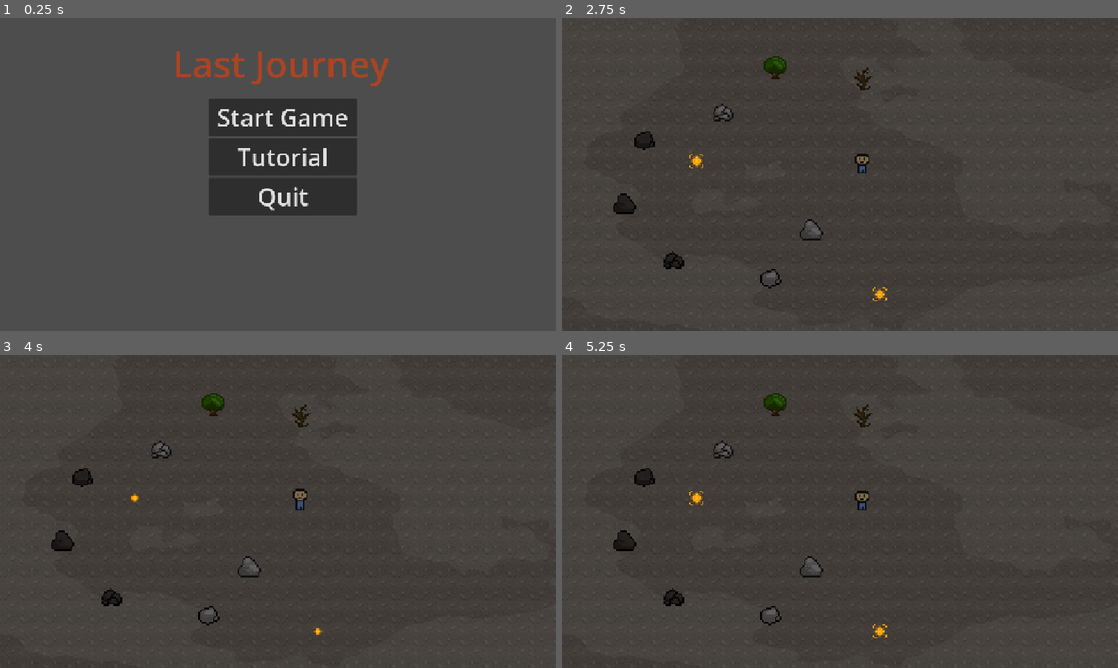
Above: before the commit, frames 1-4 (two rows, left to right).
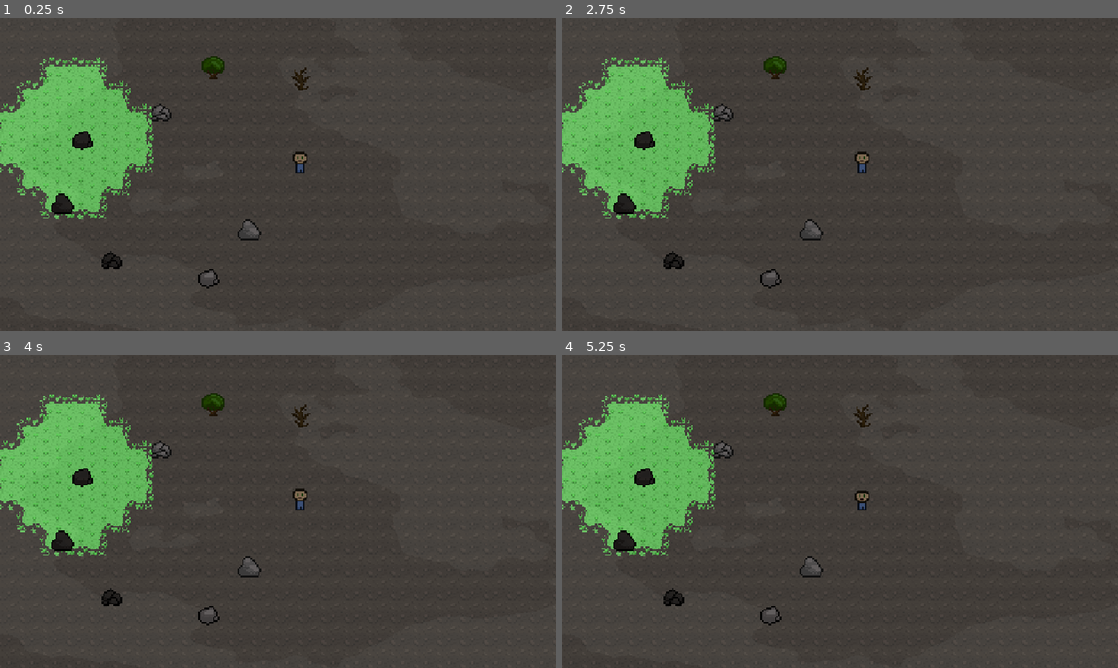
Above: after the commit, the same moments.

Repository: MaxAtoms/fading-life
Game: Godot game, scene res://world/map.tscn
Two runs of this game, one before a commit and one after it. Both use one fixed random seed, a clock stepped at 60 frames per second and the inputs below. Before the commit the project starts from res://ui/main_menu.tscn.
Inputs (mouse positions are in pixels of both pictures, inside the frame that each line leads up to):
- Up to frame 1 (0.25 s): no input
- Up to frame 2 (2.75 s): click (845, 118) at 0.5 s, where only the run before the commit has a clickable "Start Game"
- Up to frame 3 (4 s): no input
- Up to frame 4 (5.25 s): no input

The runs differ from the first frame. In frame 1, 20% of the frame differs, in the area x 0-100%, y 0-100%; in frame 2, 9.0%; in frame 3, 8.9%; in frame 4, 9.0%.

Commit message:
connected textures for life zone

Diff:
--- a/gameElements/life_orb.gd
+++ b/gameElements/life_orb.gd
@@ -8,12 +8,14 @@
 
 func destroy():
 	var pos = global_position
+	var positions = []
 	for i in range(-radius, radius + 1):
 		for j in range(-radius, radius + 1):
 			if i * i + j * j <= radius * radius:
-				tile_map.set_cell(tile_map.local_to_map(pos) + Vector2i(i, j), 3, Vector2i(0, 0))
+				positions.append(tile_map.local_to_map(pos) + Vector2i(i, j))
 
 	Globals.score += 100
+	tile_map.set_cells_terrain_connect(positions, 0, 0)
 	queue_free()
 
 
--- a/project.godot
+++ b/project.godot
@@ -11,7 +11,7 @@
 [application]
 
 config/name="Ghostwalker"
-run/main_scene="uid://chillchqcf3b2"
+run/main_scene="uid://btxopix0urky7"
 config/features=PackedStringArray("4.4", "Forward Plus")
 
 [autoload]
--- a/world/map.tres
+++ b/world/map.tres
@@ -66,7 +66,6 @@
 
 }
 "
-graph_offset = Vector2(-190.08, -16.5048)
 mode = 1
 flags/light_only = false
 nodes/fragment/0/position = Vector2(1660, 160)
--- a/world/map.tscn
+++ b/world/map.tscn
@@ -1,7 +1,8 @@
-[gd_scene load_steps=23 format=4 uid="uid://btxopix0urky7"]
+[gd_scene load_steps=25 format=4 uid="uid://btxopix0urky7"]
 
 [ext_resource type="PackedScene" uid="uid://dtrtqnb5du6sc" path="res://player/Player.tscn" id="2_uvqf1"]
-[ext_resource type="PackedScene" uid="uid://tuj7yy2ssj76" path="res://gameElements/life_orb.tscn" id="3_bxc27"]
+[ext_resource type="Texture2D" uid="uid://b5wmobjij573d" path="res://assets/grass_sheet.png" id="3_28vak"]
+[ext_resource type="PackedScene" uid="uid://n6ve6fmnboc1" path="res://gameElements/life_orb.tscn" id="3_bxc27"]
 [ext_resource type="Texture2D" uid="uid://dnly7udbsy4p" path="res://assets/grass.png" id="5_gfy5m"]
 [ext_resource type="Texture2D" uid="uid://tw6kwtp6usq7" path="res://assets/wasteland.png" id="6_qyd10"]
 [ext_resource type="Shader" uid="uid://ckxxo3vuop3u3" path="res://world/noise.tres" id="7_gfy5m"]
@@ -44,6 +45,344 @@
 	return
 "
 
+[sub_resource type="TileSetAtlasSource" id="TileSetAtlasSource_d83ck"]
+texture = ExtResource("3_28vak")
+margins = Vector2i(1, 1)
+separation = Vector2i(2, 2)
+1:0/0 = 0
+1:0/0/terrain_set = 0
+1:0/0/terrain = 0
+1:0/0/terrains_peering_bit/right_side = 0
+1:0/0/terrains_peering_bit/bottom_right_corner = 0
+1:0/0/terrains_peering_bit/bottom_side = 0
+1:0/0/terrains_peering_bit/bottom_left_corner = 0
+1:0/0/terrains_peering_bit/left_side = 0
+1:0/0/terrains_peering_bit/top_left_corner = 0
+1:0/0/terrains_peering_bit/top_side = 0
+1:0/0/terrains_peering_bit/top_right_corner = 0
+2:0/0 = 0
+2:0/0/terrain_set = 0
+2:0/0/terrain = 0
+2:0/0/terrains_peering_bit/right_side = 0
+2:0/0/terrains_peering_bit/bottom_right_corner = 0
+2:0/0/terrains_peering_bit/bottom_side = 0
+2:0/0/terrains_peering_bit/bottom_left_corner = 0
+2:0/0/terrains_peering_bit/left_side = 0
+2:0/0/terrains_peering_bit/top_side = 0
+2:0/0/terrains_peering_bit/top_right_corner = 0
+3:0/0 = 0
+3:0/0/terrain_set = 0
+3:0/0/terrain = 0
+3:0/0/terrains_peering_bit/right_side = 0
+3:0/0/terrains_peering_bit/bottom_right_corner = 0
+3:0/0/terrains_peering_bit/bottom_side = 0
+3:0/0/terrains_peering_bit/bottom_left_corner = 0
+3:0/0/terrains_peering_bit/left_side = 0
+3:0/0/terrains_peering_bit/top_left_corner = 0
+3:0/0/terrains_peering_bit/top_side = 0
+4:0/0 = 0
+4:0/0/terrain_set = 0
+4:0/0/terrain = 0
+4:0/0/terrains_peering_bit/right_side = 0
+4:0/0/terrains_peering_bit/bottom_right_corner = 0
+4:0/0/terrains_peering_bit/bottom_side = 0
+4:0/0/terrains_peering_bit/bottom_left_corner = 0
+4:0/0/terrains_peering_bit/left_side = 0
+4:0/0/terrains_peering_bit/top_side = 0
+5:0/0 = 0
+5:0/0/terrain_set = 0
+5:0/0/terrain = 0
+5:0/0/terrains_peering_bit/right_side = 0
+5:0/0/terrains_peering_bit/bottom_side = 0
+5:0/0/terrains_peering_bit/bottom_left_corner = 0
+5:0/0/terrains_peering_bit/left_side = 0
+5:0/0/terrains_peering_bit/top_left_corner = 0
+5:0/0/terrains_peering_bit/top_side = 0
+5:0/0/terrains_peering_bit/top_right_corner = 0
+6:0/0 = 0
+6:0/0/terrain_set = 0
+6:0/0/terrain = 0
+6:0/0/terrains_peering_bit/right_side = 0
+6:0/0/terrains_peering_bit/bottom_side = 0
+6:0/0/terrains_peering_bit/bottom_left_corner = 0
+6:0/0/terrains_peering_bit/left_side = 0
+6:0/0/terrains_peering_bit/top_side = 0
+6:0/0/terrains_peering_bit/top_right_corner = 0
+7:0/0 = 0
+7:0/0/terrain_set = 0
+7:0/0/terrain = 0
+7:0/0/terrains_peering_bit/right_side = 0
+7:0/0/terrains_peering_bit/bottom_side = 0
+7:0/0/terrains_peering_bit/bottom_left_corner = 0
+7:0/0/terrains_peering_bit/left_side = 0
+7:0/0/terrains_peering_bit/top_left_corner = 0
+7:0/0/terrains_peering_bit/top_side = 0
+8:0/0 = 0
+8:0/0/terrain_set = 0
+8:0/0/terrain = 0
+8:0/0/terrains_peering_bit/right_side = 0
+8:0/0/terrains_peering_bit/bottom_side = 0
+8:0/0/terrains_peering_bit/bottom_left_corner = 0
+8:0/0/terrains_peering_bit/left_side = 0
+8:0/0/terrains_peering_bit/top_side = 0
+9:0/0 = 0
+9:0/0/terrain_set = 0
+9:0/0/terrain = 0
+9:0/0/terrains_peering_bit/right_side = 0
+9:0/0/terrains_peering_bit/bottom_right_corner = 0
+9:0/0/terrains_peering_bit/bottom_side = 0
+9:0/0/terrains_peering_bit/left_side = 0
+9:0/0/terrains_peering_bit/top_left_corner = 0
+9:0/0/terrains_peering_bit/top_side = 0
+9:0/0/terrains_peering_bit/top_right_corner = 0
+10:0/0 = 0
+10:0/0/terrain_set = 0
+10:0/0/terrain = 0
+10:0/0/terrains_peering_bit/right_side = 0
+10:0/0/terrains_peering_bit/bottom_right_corner = 0
+10:0/0/terrains_peering_bit/bottom_side = 0
+10:0/0/terrains_peering_bit/left_side = 0
+10:0/0/terrains_peering_bit/top_side = 0
+10:0/0/terrains_peering_bit/top_right_corner = 0
+11:0/0 = 0
+11:0/0/terrain_set = 0
+11:0/0/terrain = 0
+11:0/0/terrains_peering_bit/right_side = 0
+11:0/0/terrains_peering_bit/bottom_right_corner = 0
+11:0/0/terrains_peering_bit/bottom_side = 0
+11:0/0/terrains_peering_bit/left_side = 0
+11:0/0/terrains_peering_bit/top_left_corner = 0
+11:0/0/terrains_peering_bit/top_side = 0
+12:0/0 = 0
+0:1/0 = 0
+0:1/0/terrain_set = 0
+0:1/0/terrain = 0
+0:1/0/terrains_peering_bit/right_side = 0
+0:1/0/terrains_peering_bit/bottom_right_corner = 0
+0:1/0/terrains_peering_bit/bottom_side = 0
+0:1/0/terrains_peering_bit/left_side = 0
+0:1/0/terrains_peering_bit/top_side = 0
+1:1/0 = 0
+1:1/0/terrain_set = 0
+1:1/0/terrain = 0
+1:1/0/terrains_peering_bit/right_side = 0
+1:1/0/terrains_peering_bit/bottom_side = 0
+1:1/0/terrains_peering_bit/left_side = 0
+1:1/0/terrains_peering_bit/top_left_corner = 0
+1:1/0/terrains_peering_bit/top_side = 0
+1:1/0/terrains_peering_bit/top_right_corner = 0
+2:1/0 = 0
+2:1/0/terrain_set = 0
+2:1/0/terrain = 0
+2:1/0/terrains_peering_bit/right_side = 0
+2:1/0/terrains_peering_bit/bottom_side = 0
+2:1/0/terrains_peering_bit/left_side = 0
+2:1/0/terrains_peering_bit/top_side = 0
+2:1/0/terrains_peering_bit/top_right_corner = 0
+3:1/0 = 0
+3:1/0/terrain_set = 0
+3:1/0/terrain = 0
+3:1/0/terrains_peering_bit/right_side = 0
+3:1/0/terrains_peering_bit/bottom_side = 0
+3:1/0/terrains_peering_bit/left_side = 0
+3:1/0/terrains_peering_bit/top_left_corner = 0
+3:1/0/terrains_peering_bit/top_side = 0
+4:1/0 = 0
+4:1/0/terrain_set = 0
+4:1/0/terrain = 0
+4:1/0/terrains_peering_bit/right_side = 0
+4:1/0/terrains_peering_bit/bottom_side = 0
+4:1/0/terrains_peering_bit/left_side = 0
+4:1/0/terrains_peering_bit/top_side = 0
+5:1/0 = 0
+5:1/0/terrain_set = 0
+5:1/0/terrain = 0
+5:1/0/terrains_peering_bit/right_side = 0
+5:1/0/terrains_peering_bit/bottom_right_corner = 0
+5:1/0/terrains_peering_bit/bottom_side = 0
+5:1/0/terrains_peering_bit/top_side = 0
+5:1/0/terrains_peering_bit/top_right_corner = 0
+6:1/0 = 0
+6:1/0/terrain_set = 0
+6:1/0/terrain = 0
+6:1/0/terrains_peering_bit/right_side = 0
+6:1/0/terrains_peering_bit/bottom_right_corner = 0
+6:1/0/terrains_peering_bit/bottom_side = 0
+6:1/0/terrains_peering_bit/top_side = 0
+7:1/0 = 0
+7:1/0/terrain_set = 0
+7:1/0/terrain = 0
+7:1/0/terrains_peering_bit/right_side = 0
+7:1/0/terrains_peering_bit/bottom_side = 0
+7:1/0/terrains_peering_bit/top_side = 0
+7:1/0/terrains_peering_bit/top_right_corner = 0
+8:1/0 = 0
+8:1/0/terrain_set = 0
+8:1/0/terrain = 0
+8:1/0/terrains_peering_bit/right_side = 0
+8:1/0/terrains_peering_bit/bottom_side = 0
+8:1/0/terrains_peering_bit/top_side = 0
+9:1/0 = 0
+9:1/0/terrain_set = 0
+9:1/0/terrain = 0
+9:1/0/terrains_peering_bit/right_side = 0
+9:1/0/terrains_peering_bit/bottom_right_corner = 0
+9:1/0/terrains_peering_bit/bottom_side = 0
+9:1/0/terrains_peering_bit/bottom_left_corner = 0
+9:1/0/terrains_peering_bit/left_side = 0
+10:1/0 = 0
+10:1/0/terrain_set = 0
+10:1/0/terrain = 0
+10:1/0/terrains_peering_bit/right_side = 0
+10:1/0/terrains_peering_bit/bottom_side = 0
+10:1/0/terrains_peering_bit/bottom_left_corner = 0
+10:1/0/terrains_peering_bit/left_side = 0
+11:1/0 = 0
+11:1/0/terrain_set = 0
+11:1/0/terrain = 0
+11:1/0/terrains_peering_bit/right_side = 0
+11:1/0/terrains_peering_bit/bottom_right_corner = 0
+11:1/0/terrains_peering_bit/bottom_side = 0
+11:1/0/terrains_peering_bit/left_side = 0
+12:1/0 = 0
+0:2/0 = 0
+0:2/0/terrain_set = 0
+0:2/0/terrain = 0
+0:2/0/terrains_peering_bit/right_side = 0
+0:2/0/terrains_peering_bit/bottom_side = 0
+0:2/0/terrains_peering_bit/left_side = 0
+1:2/0 = 0
+1:2/0/terrain_set = 0
+1:2/0/terrain = 0
+1:2/0/terrains_peering_bit/bottom_side = 0
+1:2/0/terrains_peering_bit/bottom_left_corner = 0
+1:2/0/terrains_peering_bit/left_side = 0
+1:2/0/terrains_peering_bit/top_left_corner = 0
+1:2/0/terrains_peering_bit/top_side = 0
+2:2/0 = 0
+2:2/0/terrain_set = 0
+2:2/0/terrain = 0
+2:2/0/terrains_peering_bit/bottom_side = 0
+2:2/0/terrains_peering_bit/left_side = 0
+2:2/0/terrains_peering_bit/top_left_corner = 0
+2:2/0/terrains_peering_bit/top_side = 0
+3:2/0 = 0
+3:2/0/terrain_set = 0
+3:2/0/terrain = 0
+3:2/0/terrains_peering_bit/bottom_side = 0
+3:2/0/terrains_peering_bit/bottom_left_corner = 0
+3:2/0/terrains_peering_bit/left_side = 0
+3:2/0/terrains_peering_bit/top_side = 0
+4:2/0 = 0
+4:2/0/terrain_set = 0
+4:2/0/terrain = 0
+4:2/0/terrains_peering_bit/bottom_side = 0
+4:2/0/terrains_peering_bit/left_side = 0
+4:2/0/terrains_peering_bit/top_side = 0
+5:2/0 = 0
+5:2/0/terrain_set = 0
+5:2/0/terrain = 0
+5:2/0/terrains_peering_bit/right_side = 0
+5:2/0/terrains_peering_bit/left_side = 0
+5:2/0/terrains_peering_bit/top_left_corner = 0
+5:2/0/terrains_peering_bit/top_side = 0
+5:2/0/terrains_peering_bit/top_right_corner = 0
+6:2/0 = 0
+6:2/0/terrain_set = 0
+6:2/0/terrain = 0
+6:2/0/terrains_peering_bit/right_side = 0
+6:2/0/terrains_peering_bit/left_side = 0
+6:2/0/terrains_peering_bit/top_side = 0
+6:2/0/terrains_peering_bit/top_right_corner = 0
+7:2/0 = 0
+7:2/0/terrain_set = 0
+7:2/0/terrain = 0
+7:2/0/terrains_peering_bit/right_side = 0
+7:2/0/terrains_peering_bit/left_side = 0
+7:2/0/terrains_peering_bit/top_left_corner = 0
+7:2/0/terrains_peering_bit/top_side = 0
+8:2/0 = 0
+8:2/0/terrain_set = 0
+8:2/0/terrain = 0
+8:2/0/terrains_peering_bit/right_side = 0
+8:2/0/terrains_peering_bit/left_side = 0
+8:2/0/terrains_peering_bit/top_side = 0
+9:2/0 = 0
+9:2/0/terrain_set = 0
+9:2/0/terrain = 0
+9:2/0/terrains_peering_bit/bottom_side = 0
+9:2/0/terrains_peering_bit/top_side = 0
+10:2/0 = 0
+10:2/0/terrain_set = 0
+10:2/0/terrain = 0
+10:2/0/terrains_peering_bit/right_side = 0
+10:2/0/terrains_peering_bit/left_side = 0
+11:2/0 = 0
+11:2/0/terrain_set = 0
+11:2/0/terrain = 0
+11:2/0/terrains_peering_bit/right_side = 0
+11:2/0/terrains_peering_bit/bottom_right_corner = 0
+11:2/0/terrains_peering_bit/bottom_side = 0
+12:2/0 = 0
+0:3/0 = 0
+0:3/0/terrain_set = 0
+0:3/0/terrain = 0
+0:3/0/terrains_peering_bit/right_side = 0
+0:3/0/terrains_peering_bit/bottom_side = 0
+1:3/0 = 0
+1:3/0/terrain_set = 0
+1:3/0/terrain = 0
+1:3/0/terrains_peering_bit/bottom_side = 0
+1:3/0/terrains_peering_bit/bottom_left_corner = 0
+1:3/0/terrains_peering_bit/left_side = 0
+2:3/0 = 0
+2:3/0/terrain_set = 0
+2:3/0/terrain = 0
+2:3/0/terrains_peering_bit/bottom_side = 0
+2:3/0/terrains_peering_bit/left_side = 0
+3:3/0 = 0
+3:3/0/terrain_set = 0
+3:3/0/terrain = 0
+3:3/0/terrains_peering_bit/left_side = 0
+3:3/0/terrains_peering_bit/top_left_corner = 0
+3:3/0/terrains_peering_bit/top_side = 0
+4:3/0 = 0
+4:3/0/terrain_set = 0
+4:3/0/terrain = 0
+4:3/0/terrains_peering_bit/left_side = 0
+4:3/0/terrains_peering_bit/top_side = 0
+5:3/0 = 0
+5:3/0/terrain_set = 0
+5:3/0/terrain = 0
+5:3/0/terrains_peering_bit/right_side = 0
+5:3/0/terrains_peering_bit/top_side = 0
+5:3/0/terrains_peering_bit/top_right_corner = 0
+6:3/0 = 0
+6:3/0/terrain_set = 0
+6:3/0/terrain = 0
+6:3/0/terrains_peering_bit/right_side = 0
+6:3/0/terrains_peering_bit/top_side = 0
+7:3/0 = 0
+7:3/0/terrain_set = 0
+7:3/0/terrain = 0
+7:3/0/terrains_peering_bit/bottom_side = 0
+8:3/0 = 0
+8:3/0/terrain_set = 0
+8:3/0/terrain = 0
+8:3/0/terrains_peering_bit/right_side = 0
+9:3/0 = 0
+9:3/0/terrain_set = 0
+9:3/0/terrain = 0
+9:3/0/terrains_peering_bit/top_side = 0
+10:3/0 = 0
+10:3/0/terrain_set = 0
+10:3/0/terrain = 0
+10:3/0/terrains_peering_bit/left_side = 0
+11:3/0 = 0
+11:3/0/terrain_set = 0
+11:3/0/terrain = 0
+12:3/0 = 0
+
 [sub_resource type="TileSetAtlasSource" id="TileSetAtlasSource_k782d"]
 texture = ExtResource("6_qyd10")
 0:0/0 = 0
@@ -53,8 +392,12 @@
 0:0/0 = 0
 
 [sub_resource type="TileSet" id="TileSet_k782d"]
+terrain_set_0/mode = 0
+terrain_set_0/terrain_0/name = "Terrain 0"
+terrain_set_0/terrain_0/color = Color(0.5, 0.34375, 0.25, 1)
 sources/2 = SubResource("TileSetAtlasSource_k782d")
 sources/3 = SubResource("TileSetAtlasSource_4pkq1")
+sources/0 = SubResource("TileSetAtlasSource_d83ck")
 
 [sub_resource type="FastNoiseLite" id="FastNoiseLite_4t333"]
 noise_type = 0
--- a/world/noise.tres
+++ b/world/noise.tres
@@ -59,7 +59,6 @@
 
 }
 "
-graph_offset = Vector2(-587.011, -123.878)
 mode = 1
 flags/light_only = false
 nodes/fragment/0/position = Vector2(480, 80)
Binary file added: assets/grass_sheet.ase
Binary file added: assets/grass_sheet.png
Not shown, added: assets/grass_sheet.png.import
Not shown, added: assets/grass_sheet.xcf
